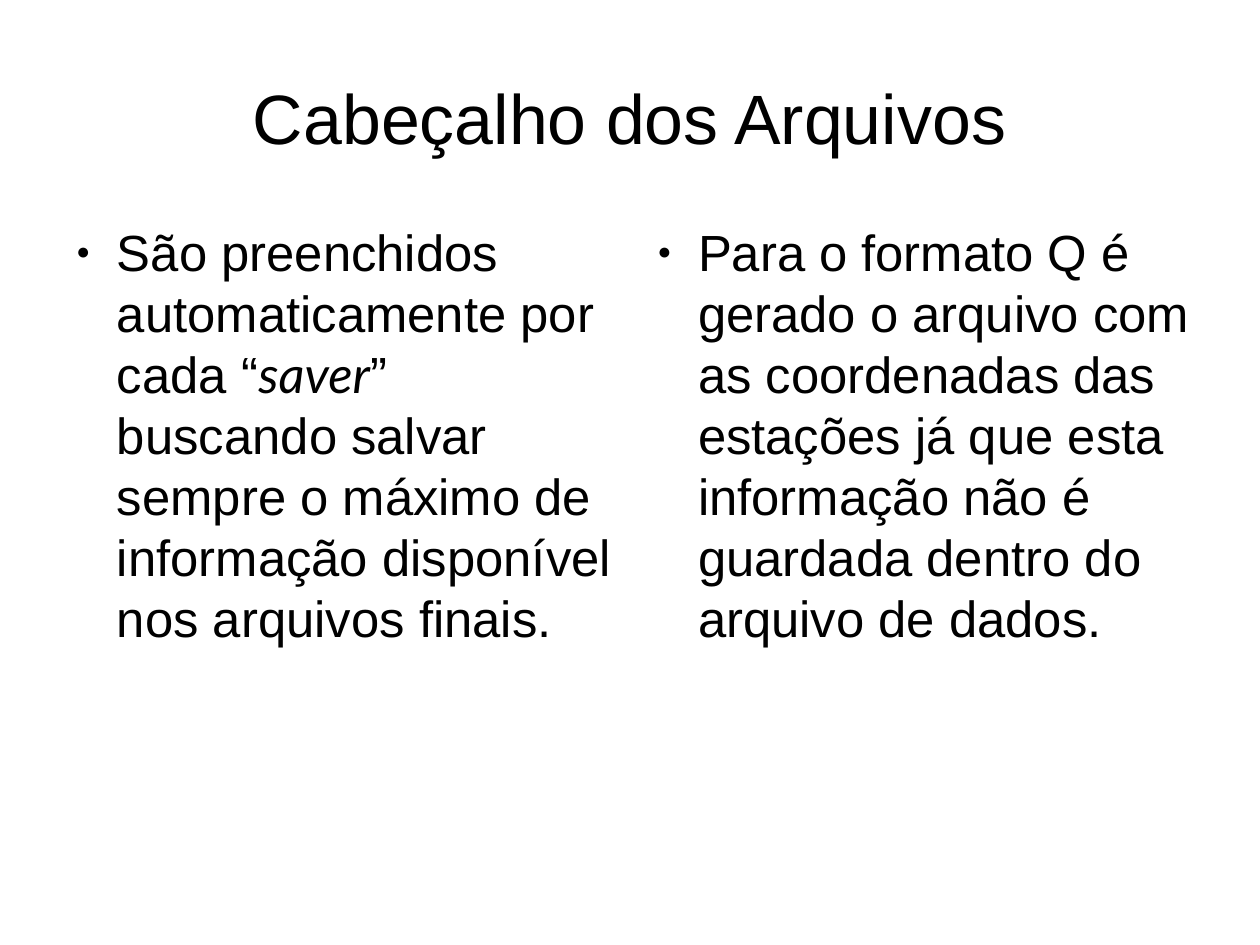
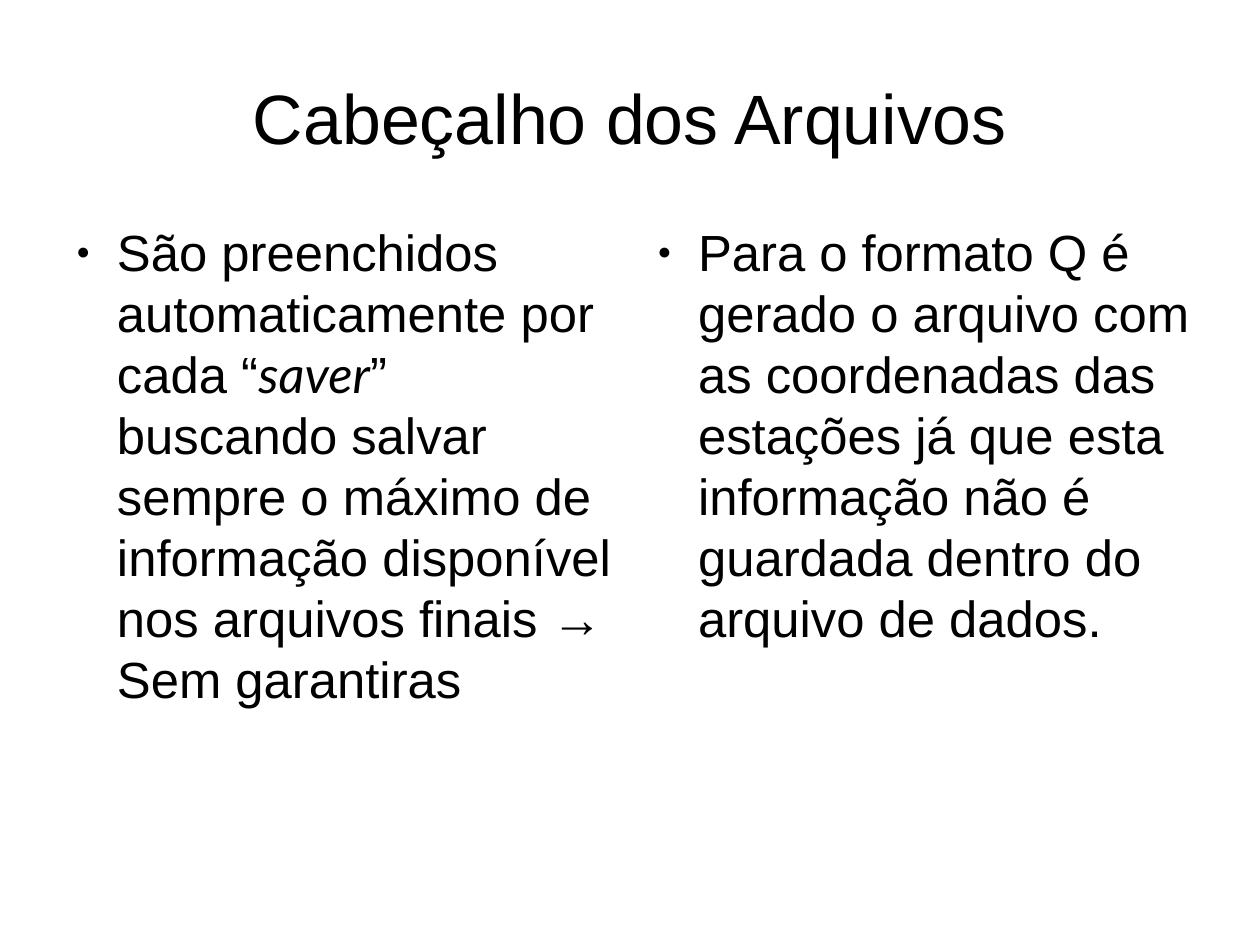
Before and after one commit to marcelobianchi/fetchtool, a slide deck: slide 28 of doc/fetchtool-intro.odp (slide 24 before the commit). Drawn at 1260x945 pixels with LibreOffice and Linux fonts; fonts in the diff are those of the drawing. Boxes give left, top, right and bottom in pixels: in the first picture for what was removed or moved away, otherwise in the second. Text is boxed around its words. In the diff, an @@ line names an element or a change of style, - is before the commit and + after.

```diff
--- a/doc/fetchtool-intro.odp
+++ b/doc/fetchtool-intro.odp
@@ text at [117, 234, 611, 709]: text changed @@
-● São preenchidos automaticamente por cada “saver” buscando salvar sempre o máximo de informação disponível nos arquivos finais.
+● São preenchidos automaticamente por cada “saver” buscando salvar sempre o máximo de informação disponível nos arquivos finais → Sem garantiras
```
Also in this commit, not shown: 18 other slides changed, 5 slides added, 1 slide removed.
